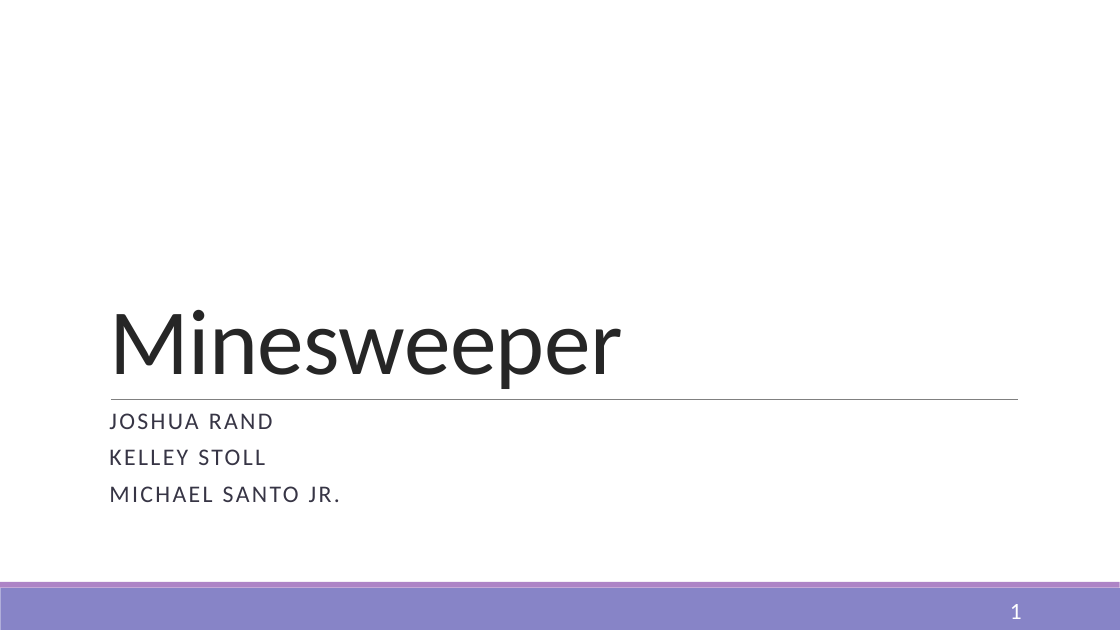
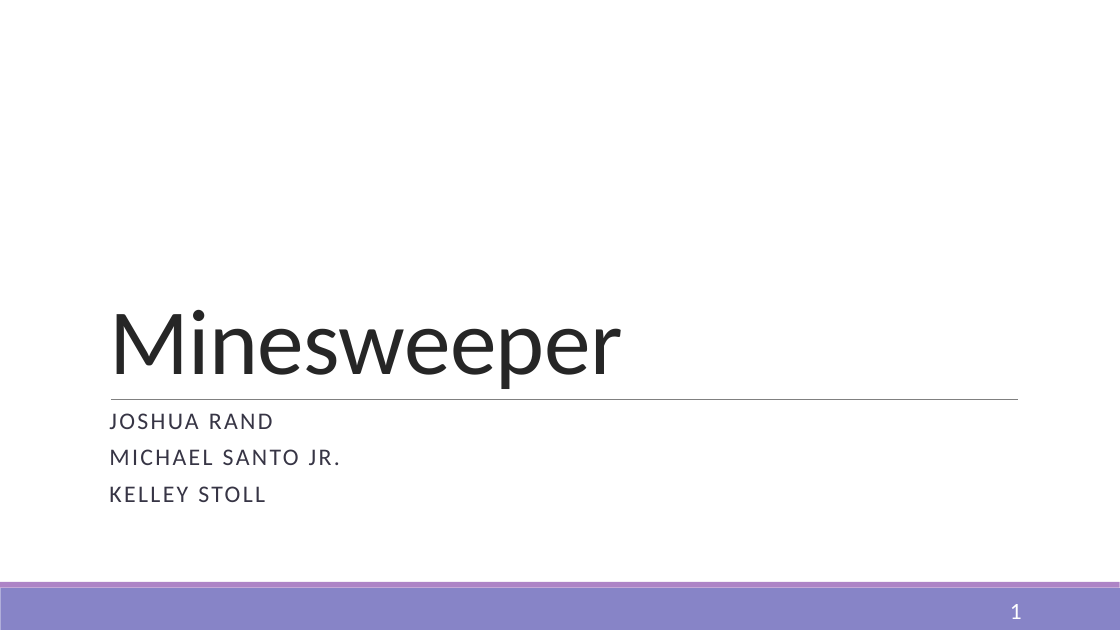
Before and after one commit to jrand35/Minesweeper, a slide deck: slide 1 of FinalPowerpoint.pptx. Drawn at 1120x630 pixels with LibreOffice and Linux fonts; fonts in the diff are those of the drawing. Boxes give left, top, right and bottom in pixels: in the first picture for what was removed or moved away, otherwise in the second. Text is boxed around its words. In the diff, an @@ line names an element or a change of style, - is before the commit and + after.

```diff
--- a/FinalPowerpoint.pptx
+++ b/FinalPowerpoint.pptx
@@ subtitle at (109,449,332,465): paragraph added @@
+MICHAEL SANTO JR.
@@ subtitle at (109,486,332,502): paragraph removed @@
-MICHAEL SANTO JR.
```
